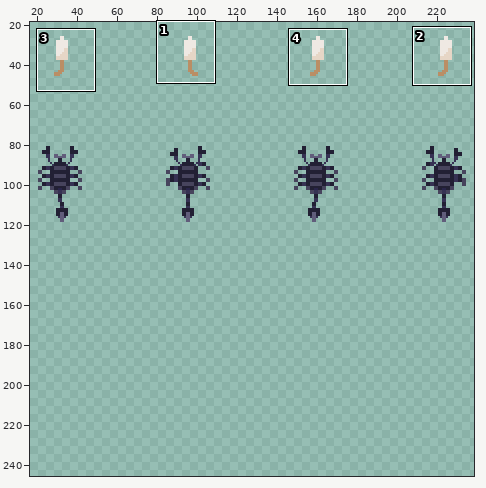
Edited in one commit: sprite sheet (static/assets/desert-animals.png). Above, an overview of the earlier version with the close-up marked.
Close-up. Before:
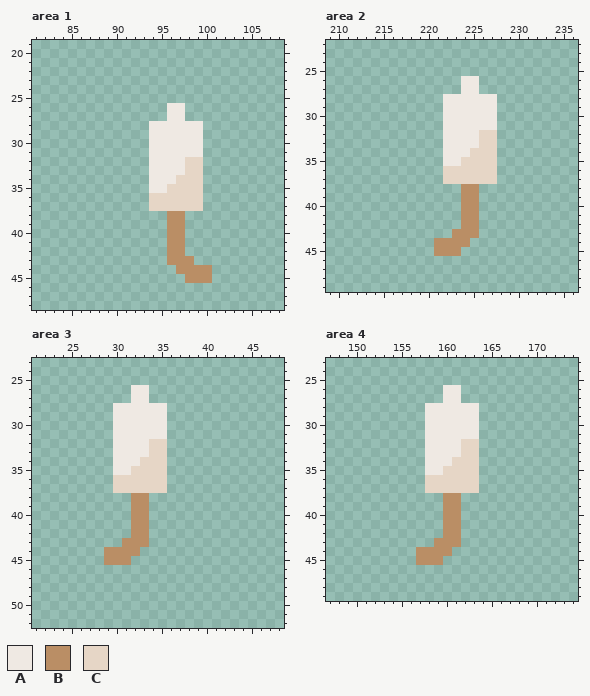
The file is 256x256 pixels. Shown: area 1: x 81..108, y 19..48; area 2: x 209..236, y 22..49; area 3: x 21..48, y 23..52; area 4: x 147..174, y 23..49. The wide view leaves out empty margins. The commit also changed other parts of the picture, which this record leaves out.
Palette (. is transparent): A #efe9e3  B #ba8e65  C #e6d6c6
Pixels before, area 1, first column x 94:
26 ..AA...
27 ..AA...
28 AAAAAA.
29 AAAAAA.
30 AAAAAA.
31 AAAAAA.
32 AAAACC.
33 AAAACC.
34 AAACCC.
35 AACCCC.
36 CCCCCC.
37 CCCCCC.
38 ..BB...
39 ..BB...
40 ..BB...
41 ..BB...
42 ..BB...
43 ..BBB..
44 ...BBBB
45 ....BBB
Pixels before, area 2, first column x 221:
26 ...AA..
27 ...AA..
28 .AAAAAA
29 .AAAAAA
30 .AAAAAA
31 .AAAAAA
32 .AAAACC
33 .AAAACC
34 .AAACCC
35 .AACCCC
36 .CCCCCC
37 .CCCCCC
38 ...BB..
39 ...BB..
40 ...BB..
41 ...BB..
42 ...BB..
43 ..BBB..
44 BBBB...
45 BBB....
Pixels before, area 3, first column x 29:
26 ...AA..
27 ...AA..
28 .AAAAAA
29 .AAAAAA
30 .AAAAAA
31 .AAAAAA
32 .AAAACC
33 .AAAACC
34 .AAACCC
35 .AACCCC
36 .CCCCCC
37 .CCCCCC
38 ...BB..
39 ...BB..
40 ...BB..
41 ...BB..
42 ...BB..
43 ..BBB..
44 BBBB...
45 BBB....
Pixels before, area 4, first column x 157:
26 ...AA..
27 ...AA..
28 .AAAAAA
29 .AAAAAA
30 .AAAAAA
31 .AAAAAA
32 .AAAACC
33 .AAAACC
34 .AAACCC
35 .AACCCC
36 .CCCCCC
37 .CCCCCC
38 ...BB..
39 ...BB..
40 ...BB..
41 ...BB..
42 ...BB..
43 ..BBB..
44 BBBB...
45 BBB....
The same view after the edit:
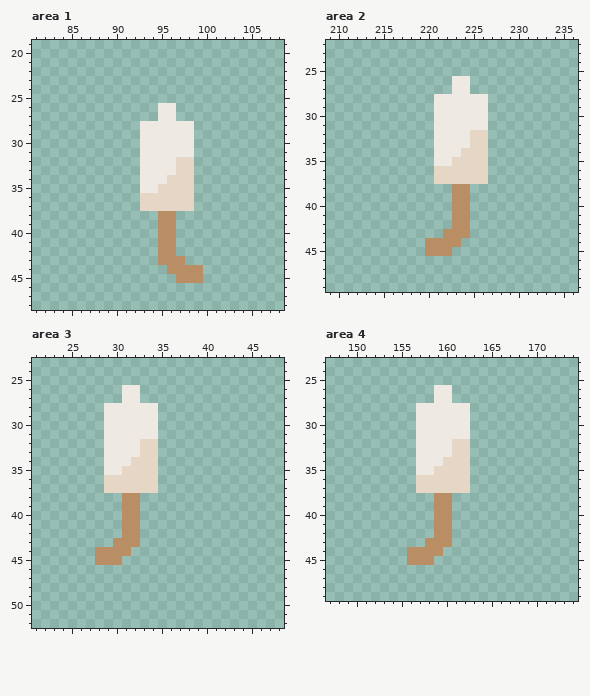
Edits made:
Area 1:
y 26..27: x 95 . -> A; x 97 A -> .
y 28..31: x 93 . -> A; x 99 A -> .
y 32..33: x 93 . -> A; x 97 A -> C; x 99 C -> .
y 34: x 93 . -> A; x 96 A -> C; x 99 C -> .
y 35: x 93 . -> A; x 95 A -> C; x 99 C -> .
y 36..37: x 93 . -> C; x 99 C -> .
y 38..42: x 95 . -> B; x 97 B -> .
y 43: x 95 . -> B; x 98 B -> .
y 44: x 96 . -> B; x 100 B -> .
y 45: x 97 . -> B; x 100 B -> .
Area 2:
y 26..27: x 223 . -> A; x 225 A -> .
y 28..31: x 221 . -> A; x 227 A -> .
y 32..33: x 221 . -> A; x 225 A -> C; x 227 C -> .
y 34: x 221 . -> A; x 224 A -> C; x 227 C -> .
y 35: x 221 . -> A; x 223 A -> C; x 227 C -> .
y 36..37: x 221 . -> C; x 227 C -> .
y 38..42: x 223 . -> B; x 225 B -> .
y 43: x 222 . -> B; x 225 B -> .
y 44: x 220 . -> B; x 224 B -> .
y 45: x 220 . -> B; x 223 B -> .
Area 3:
y 26..27: x 31 . -> A; x 33 A -> .
y 28..31: x 29 . -> A; x 35 A -> .
y 32..33: x 29 . -> A; x 33 A -> C; x 35 C -> .
y 34: x 29 . -> A; x 32 A -> C; x 35 C -> .
y 35: x 29 . -> A; x 31 A -> C; x 35 C -> .
y 36..37: x 29 . -> C; x 35 C -> .
y 38..42: x 31 . -> B; x 33 B -> .
y 43: x 30 . -> B; x 33 B -> .
y 44: x 28 . -> B; x 32 B -> .
y 45: x 28 . -> B; x 31 B -> .
Area 4:
y 26..27: x 159 . -> A; x 161 A -> .
y 28..31: x 157 . -> A; x 163 A -> .
y 32..33: x 157 . -> A; x 161 A -> C; x 163 C -> .
y 34: x 157 . -> A; x 160 A -> C; x 163 C -> .
y 35: x 157 . -> A; x 159 A -> C; x 163 C -> .
y 36..37: x 157 . -> C; x 163 C -> .
y 38..42: x 159 . -> B; x 161 B -> .
y 43: x 158 . -> B; x 161 B -> .
y 44: x 156 . -> B; x 160 B -> .
y 45: x 156 . -> B; x 159 B -> .
Pixel boxes of the changes (left, top, right, bottom) in both close-ups:
changed: (140, 103, 212, 283)
changed: (425, 76, 497, 256)
changed: (95, 385, 167, 565)
changed: (407, 385, 479, 565)
